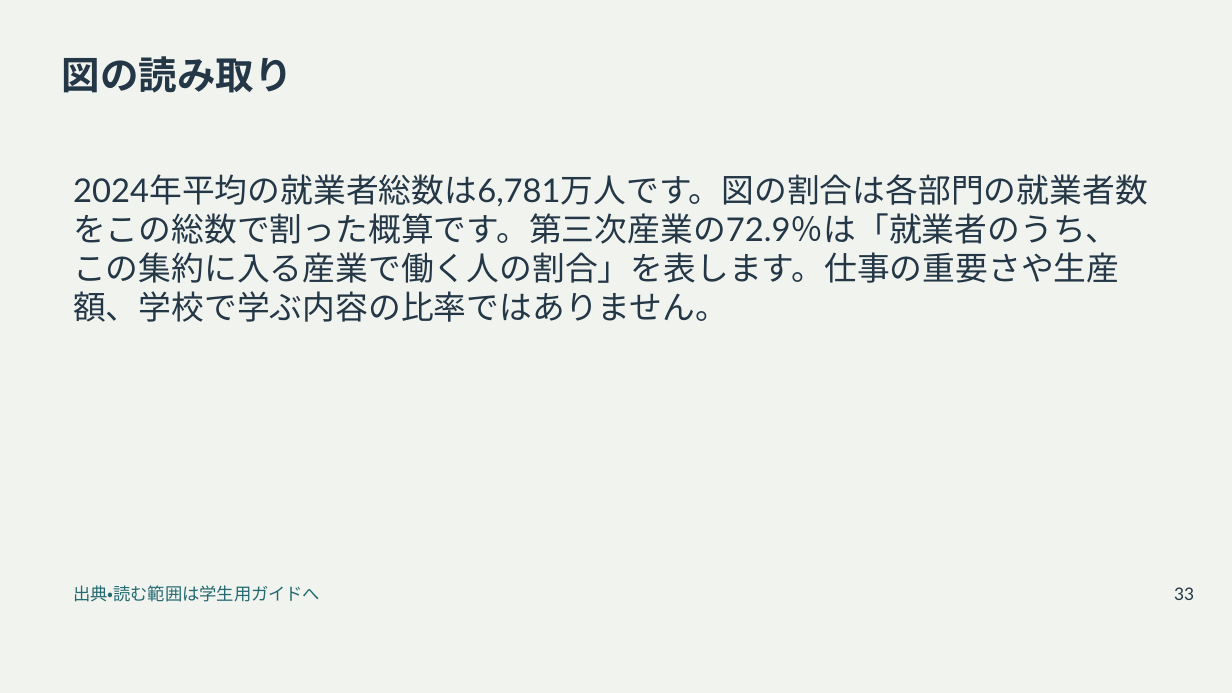
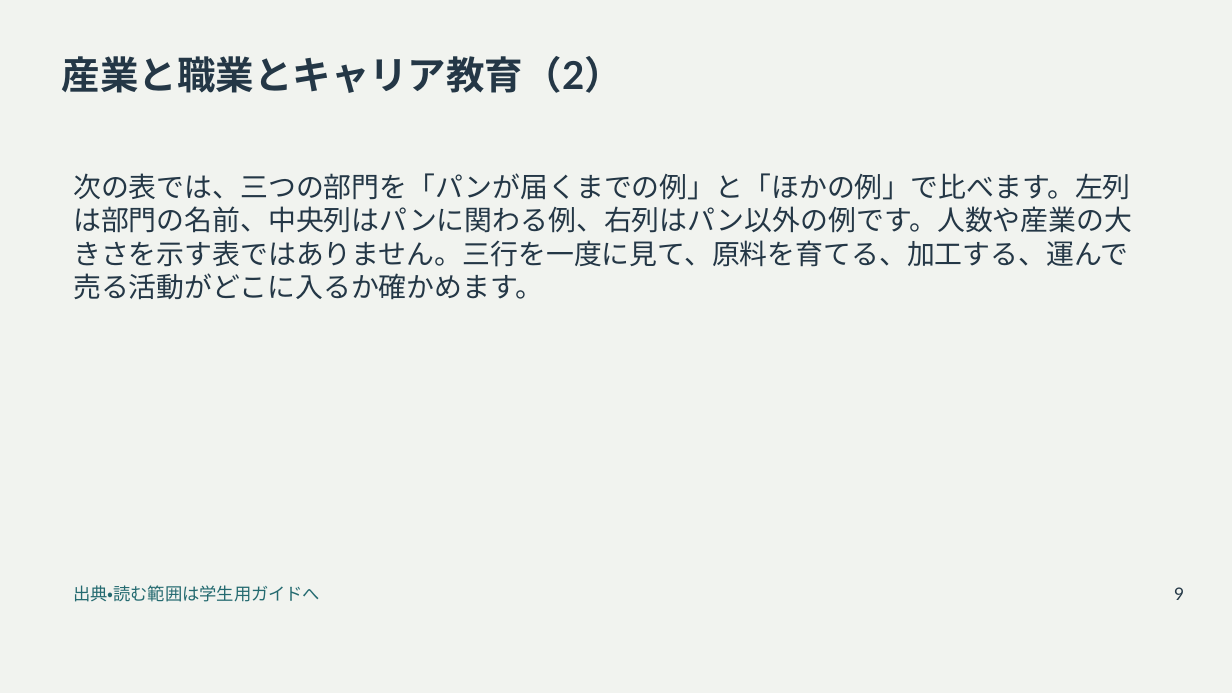
Before and after one commit to zooc-14calbp/industrial-education-ii, a slide deck: slide 9 of reorganized/20261105/main/01/slides.pptx (slide 33 before the commit). Drawn at 1232x693 pixels with LibreOffice and Linux fonts; fonts in the diff are those of the drawing. Boxes give left, top, right and bottom in pixels: in the first picture for what was removed or moved away, otherwise in the second. Text is boxed around its words. In the diff, an @@ line names an element or a change of style, - is before the commit and + after.

```diff
--- a/reorganized/20261105/main/01/slides.pptx
+++ b/reorganized/20261105/main/01/slides.pptx
@@ title at bbox=[62, 56, 623, 93]: text changed @@
-図の読み取り
+産業と職業とキャリア教育（2）
@@ text at bbox=[73, 173, 1132, 300]: text changed; size 25.5 to 21.8 pt @@
-2024年平均の就業者総数は6,781万人です。図の割合は各部門の就業者数をこの総数で割った概算です。第三次産業の72.9％は「就業者のうち、この集約に入る産業で働く人の割合」を表します。仕事の重要さや生産額、学校で学ぶ内容の比率ではありません。
+次の表では、三つの部門を「パンが届くまでの例」と「ほかの例」で比べます。左列は部門の名前、中央列はパンに関わる例、右列はパン以外の例です。人数や産業の大きさを示す表ではありません。三行を一度に見て、原料を育てる、加工する、運んで売る活動がどこに入るか確かめます。
@@ text at bbox=[1174, 587, 1184, 600]: text changed @@
-33
+9
```
Also in this commit, not shown: 46 other slides changed, 5 slides added, 18 other files.
